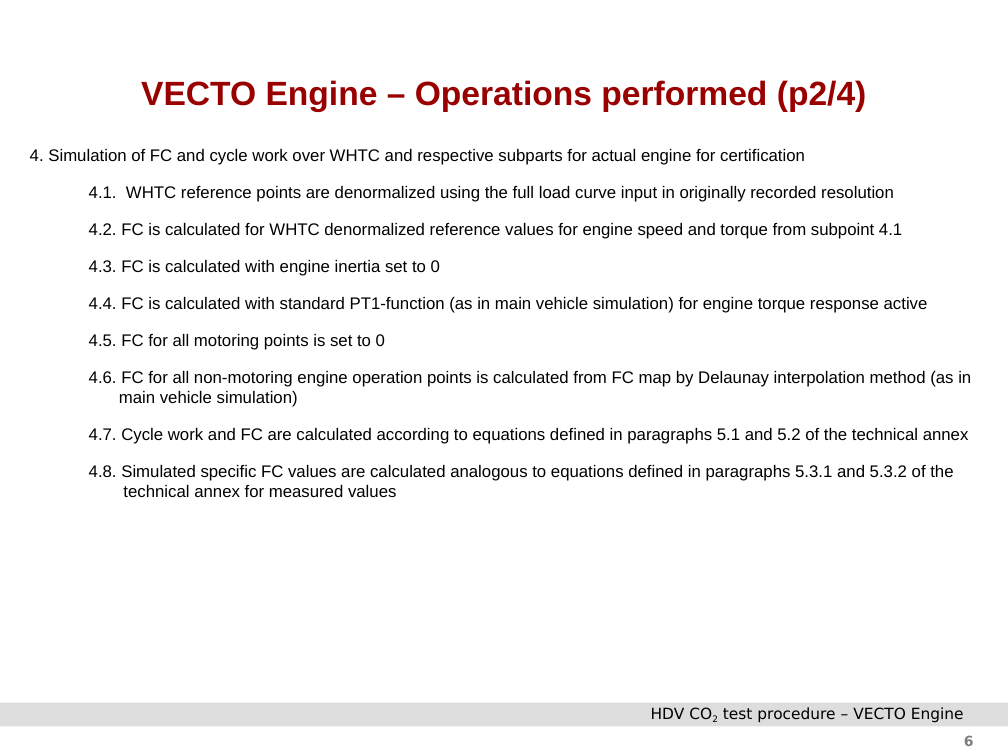
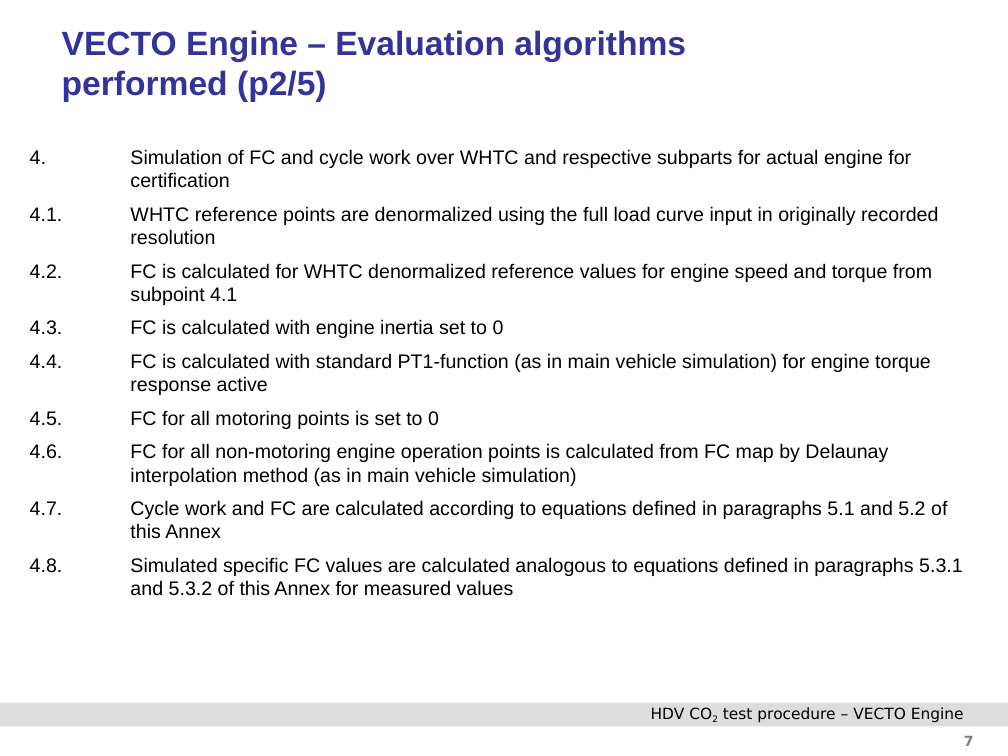
Before and after one commit to NSEE/VECTO_ENGINE_BR, a slide deck: slide 7 of Documentation/TUG_VECTO_Engine_Manual.pptx (slide 6 before the commit). Drawn at 1008x756 pixels with LibreOffice and Linux fonts; fonts in the diff are those of the drawing; background and template pictures are left out. Boxes give left, top, right and bottom in pixels: in the first picture for what was removed or moved away, otherwise in the second. Text is boxed around its words. In the diff, an @@ line names an element or a change of style, - is before the commit and + after.

```diff
--- a/Documentation/TUG_VECTO_Engine_Manual.pptx
+++ b/Documentation/TUG_VECTO_Engine_Manual.pptx
@@ title "VECTO Engine – Evaluation algorithms ..." at (62, 30, 686, 102): vertical alignment middle to top @@
@@ title at (62, 30, 686, 102): text changed; text colour #990000 to #333399 @@
-VECTO Engine – Operations performed (p2/4)
+VECTO Engine – Evaluation algorithms
+performed (p2/5)
@@ text at (30, 149, 938, 486): size 12 to 14 pt in "4. Simulation of FC and cycle work ...", "4.1. WHTC reference points are denormalized using ...", "4.2. FC is calculated for WHTC denormalized ...", "4.3. FC is calculated with engine inertia ..." and 3 more places; less space between paragraphs @@
@@ text at (30, 500, 963, 596): text changed; size 12 to 14 pt @@
-4.7. Cycle work and FC are calculated according to equations defined in paragraphs 5.1 and 5.2 of the technical annex
-4.8. Simulated specific FC values are calculated analogous to equations defined in paragraphs 5.3.1 and 5.3.2 of the
-technical annex for measured values
+4.7. Cycle work and FC are calculated according to equations defined in paragraphs 5.1 and 5.2 of
+this Annex
+4.8. Simulated specific FC values are calculated analogous to equations defined in paragraphs 5.3.1
+and 5.3.2 of this Annex for measured values
@@ page number at (964, 736, 974, 746): text changed @@
-6
+7
```
Also in this commit, not shown: 8 other slides changed, 3 slides added, 1 other file.
